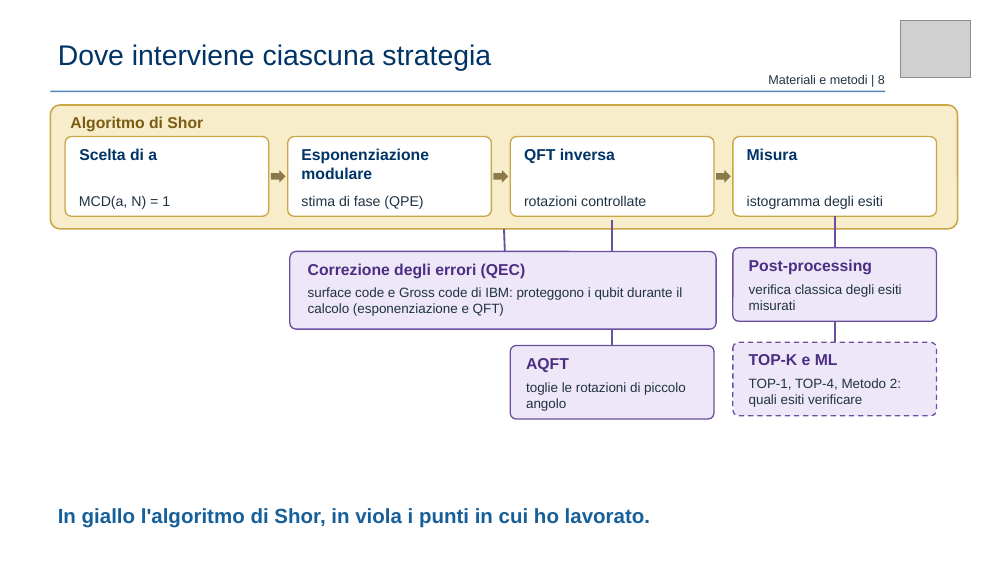
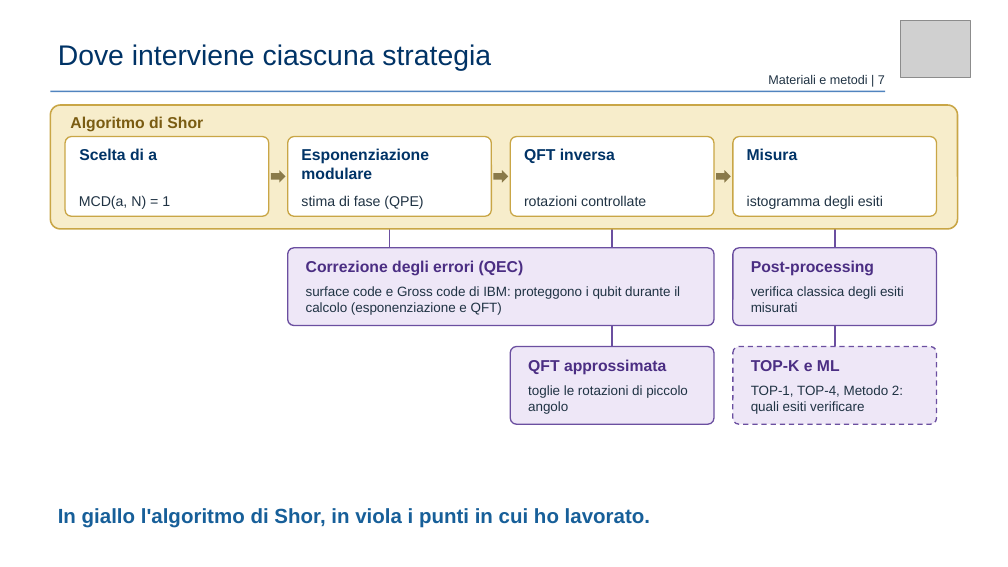
Before and after one commit to claudio-dragotta/shor-nisq-qec-thesis, a slide deck: slide 7 of presentazione/pptx prova/Dragotta Claudio.pptx (slide 8 before the commit). Drawn at 1008x567 pixels with LibreOffice and Linux fonts; fonts in the diff are those of the drawing; grey boxes stand for pictures. Boxes give left, top, right and bottom in pixels: in the first picture for what was removed or moved away, otherwise in the second. Text is boxed around its words. In the diff, an @@ line names an element or a change of style, - is before the commit and + after.

Commit message:
Completa i ringraziamenti e aggiorna i materiali della presentazione
Scrive i ringraziamenti personali per famiglia, Marta, amici e amici di
Medicina, riordina l'impaginazione come nella tesi triennale (famiglia,
Marta, amici, zie e nonna) e aggiorna il ringraziamento al relatore.
Aggiunge il discorso rivisto dopo l'incontro dell'8 ottobre e il backup
della presentazione.

```diff
--- a/presentazione/pptx prova/Dragotta Claudio.pptx
+++ b/presentazione/pptx prova/Dragotta Claudio.pptx
@@ text at <box>768,75,885,84</box>: text changed @@
-Materiali e metodi | 8
+Materiali e metodi | 7
@@ line moved from (504, 229) - (505, 256) to (389, 216) - (389, 248) @@
@@ line moved from (613, 221) - (613, 346) to (613, 216) - (613, 346) @@
@@ rounded rectangle: place and size @@
-rounded rectangle at <box>290,252,716,330</box>
+rounded rectangle at <box>288,248,715,326</box>
@@ rounded rectangle: place and size @@
-rounded rectangle at <box>733,248,936,321</box>
+rounded rectangle at <box>733,248,936,326</box>
@@ line moved from (835, 321) - (835, 343) to (835, 326) - (835, 346) @@
@@ rounded rectangle: place and size @@
-rounded rectangle at <box>510,346,714,419</box>
+rounded rectangle at <box>510,346,714,424</box>
@@ text at <box>528,359,666,375</box>: text changed @@
-AQFT
+QFT approssimata
@@ rounded rectangle: place and size @@
-rounded rectangle at <box>733,343,936,416</box>
+rounded rectangle at <box>733,346,936,424</box>
@@ text "TOP-K e ML": place and size @@
-text "TOP-K e ML" at <box>749,354,838,365</box>
+text "TOP-K e ML" at <box>751,360,840,371</box>
@@ text "TOP-1, TOP-4, Metodo 2: quali ...": place and size @@
-text "TOP-1, TOP-4, Metodo 2: quali ..." at <box>749,378,901,407</box>
+text "TOP-1, TOP-4, Metodo 2: quali ..." at <box>751,385,903,414</box>
```
Also in this commit, not shown: 16 other slides changed, 1 slide added, 1 slide removed, 5 other files.
